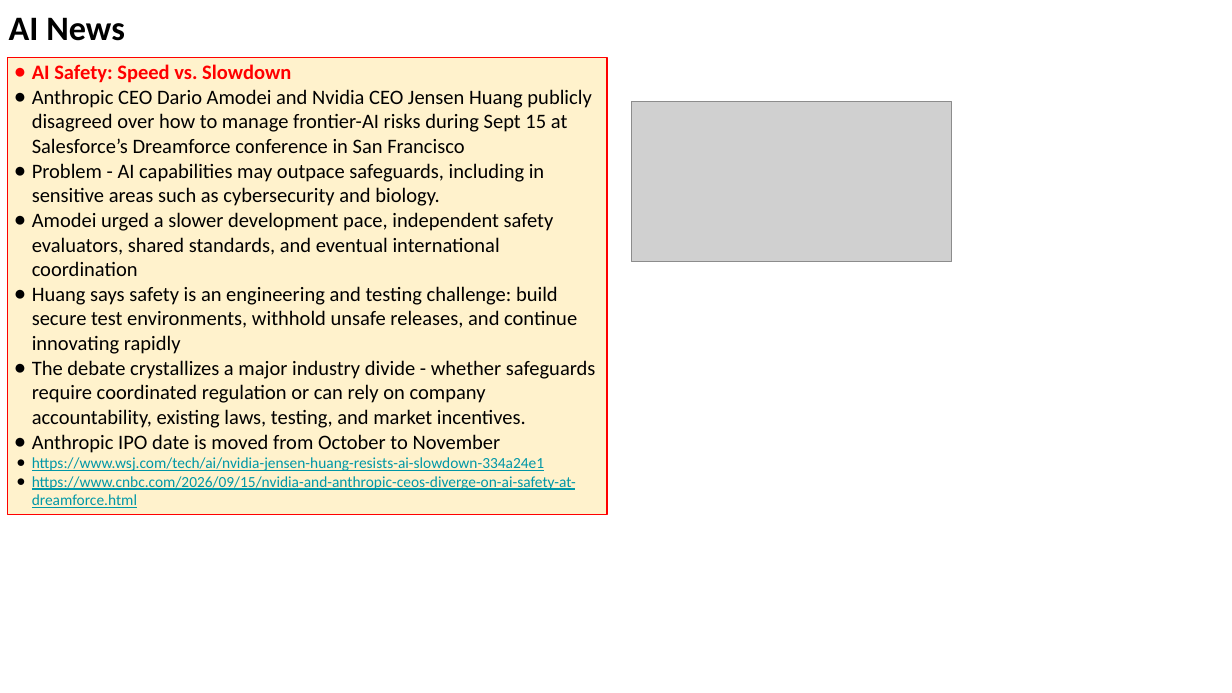
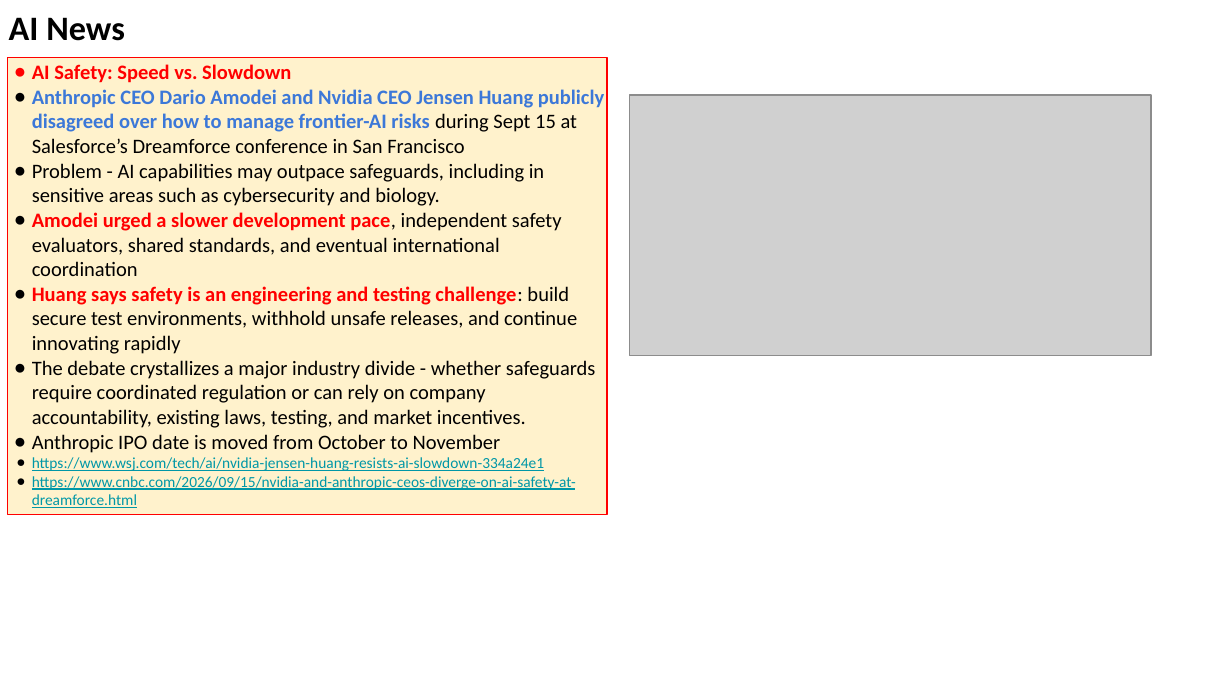
Before and after one commit to lselector/seminar, a slide deck: slide 11 of 2026/2026-09-25-AI-News.pptx (slide 9 before the commit). Drawn at 1232x693 pixels with LibreOffice and Linux fonts; fonts in the diff are those of the drawing; grey boxes stand for pictures. Boxes give left, top, right and bottom in pixels: in the first picture for what was removed or moved away, otherwise in the second. Text is boxed around its words. In the diff, an @@ line names an element or a change of style, - is before the commit and + after.

```diff
--- a/2026/2026-09-25-AI-News.pptx
+++ b/2026/2026-09-25-AI-News.pptx
@@ text in rectangle at bbox=[32, 89, 604, 354]: text colour #000000 to #3C78D8 in "Anthropic CEO Dario Amodei and Nvidia CEO ..."; bold on in "Anthropic CEO Dario Amodei and Nvidia CEO ...", "Amodei urged a slower development pace,", "Huang says safety is an engineering and ..."; text colour #000000 to #FF0000 in "Amodei urged a slower development pace,", "Huang says safety is an engineering and ..." @@
@@ picture added at bbox=[630, 95, 1151, 356] @@
@@ picture removed at bbox=[631, 101, 951, 261] @@
```
Also in this commit, not shown: 4 other slides changed, 9 slides added.
